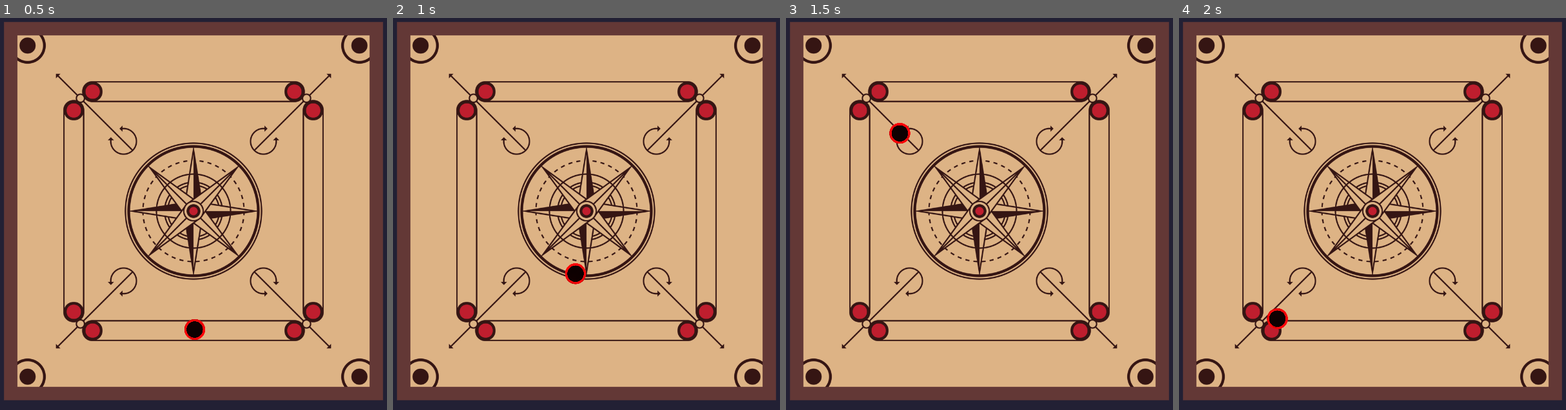
Above: before the commit, frames 1-4 (left to right).
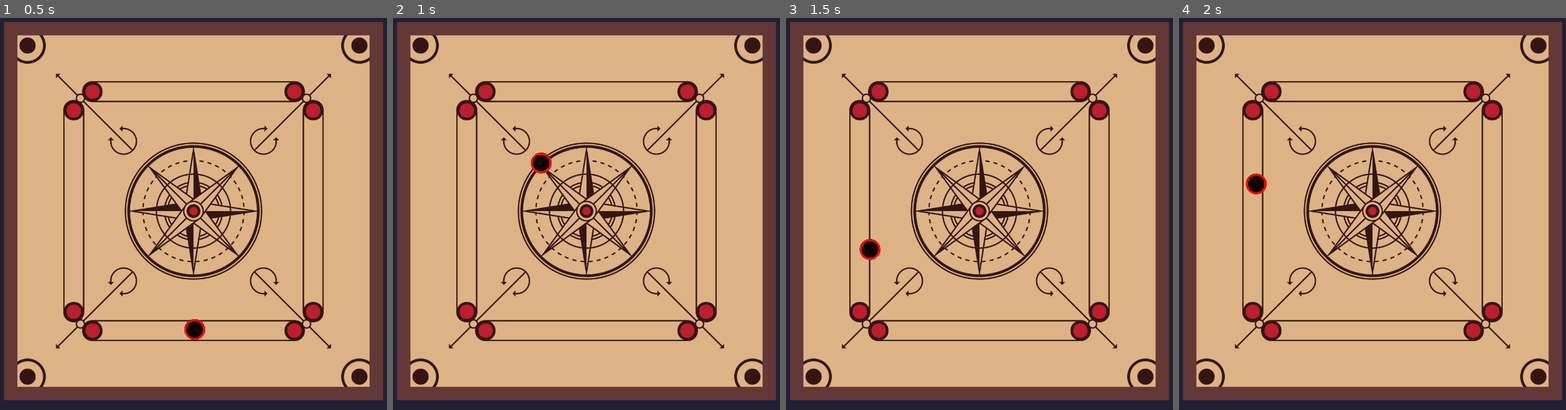
Above: after the commit, the same moments.

Repository: vignesh-seven/carroms
Game: Godot game, scene res://scenes/main.tscn
Same seed, same stepped clock (60 frames per second), same inputs: the game is played once before the commit and once after it.
Inputs (mouse positions are in pixels of both pictures, inside the frame that each line leads up to):
- Up to frame 1 (0.5 s): no input
- Up to frame 2 (1 s): tap Enter at 0.5 s; move the mouse to (679, 190) at 0.52 s; press the mouse at (679, 190) at 0.53 s; hold D (right) from 0.53 s (still down); tap Space (shoot) at 0.8 s
- Up to frame 3 (1.5 s): move the mouse to (894, 233) at 1.27 s; release D (right) at 1.28 s; release the mouse at (894, 233) at 1.28 s; hold A (left) from 1.28 s (still down); tap Space (shoot) at 1.35 s
- Up to frame 4 (2 s): keep holding A (left); click (1287, 233) at 1.55 s

Frame 1 is identical in both runs. In frame 2, 0.5% of the frame differs, in the area x 35-50%, y 34-68%; in frame 3, 0.5%, in the area x 19-33%, y 26-62%; in frame 4, 0.5%.

Commit message:
striker velocity is now based on aim & distance from the mouse

Diff:
--- a/scenes/goal_points.gd
+++ b/scenes/goal_points.gd
@@ -24,7 +24,7 @@
 
 func _on_body_shape_exited(_body_rid, body, _body_shape_index, _local_shape_index):
 	monitoring_bodies = monitoring_bodies.filter(func(m_body): return m_body[0].name != body.name)
-	print(monitoring_bodies)
+	#print(monitoring_bodies)
 
 
 func _process(_delta):
@@ -33,10 +33,10 @@
 	for m_body in monitoring_bodies:
 		var carrom = m_body[0]
 		var collider = m_body[1] # this is the "Collider2D" of the corresponding hole
-		print("carrom radius: %d" % carrom.get_child(1).shape.radius) # get_child() is here to get the "Collider2D" of the Carrom
-		print("collider radius: %d" % collider.shape.radius)
+		#print("carrom radius: %d" % carrom.get_child(1).shape.radius) # get_child() is here to get the "Collider2D" of the Carrom
+		#print("collider radius: %d" % collider.shape.radius)
 		var dist = carrom.global_position.distance_to(collider.global_position)
-		print("dist: %d" % dist)
+		#print("dist: %d" % dist)
 
 		if dist + carrom.get_child(1).shape.radius <= collider.shape.radius:
 			print("INSIDE")
--- a/scenes/main.tscn
+++ b/scenes/main.tscn
@@ -140,3 +140,5 @@
 [connection signal="body_shape_exited" from="CarromBoard/GoalPoints" to="CarromBoard/GoalPoints" method="_on_body_shape_exited"]
 [connection signal="delete_carrom" from="CarromBoard/GoalPoints" to="." method="_on_goal_points_delete_carrom"]
 [connection signal="reset_striker" from="Strikers" to="Strikers/StrikerDummy" method="_on_strikers_reset_striker"]
+
+[editable path="Strikers/StrikerDummy"]
--- a/scenes/striker_dummy.gd
+++ b/scenes/striker_dummy.gd
@@ -1,5 +1,6 @@
 extends Node2D
 
+signal shoot
 
 # Called when the node enters the scene tree for the first time.
 func _ready():
@@ -27,8 +28,8 @@
 
 		# change aim slider value based on mouse position
 		var distance = global_position.distance_to(get_global_mouse_position())
-		distance *= 2  # the measurements don't match for "distance" and "aimcircle width" for some reason, this is a temporary fix
-		var aim_circle_radius = $AimCircleSprite.texture.get_width() * $AimCircleSprite.scale.x
+		#distance *= 2  # the measurements don't match for "distance" and "aimcircle width" for some reason, this is a temporary fix
+		var aim_circle_radius = $AimCircleSprite.texture.get_width() * $AimCircleSprite.scale.x * 0.5
 		var value = (distance / aim_circle_radius) * 100
 		if value > 100: value = 100 # make sure the slider value isnt over 100%
 		$Control/HSlider.value = value
--- a/scenes/striker_dummy.tscn
+++ b/scenes/striker_dummy.tscn
@@ -43,7 +43,7 @@
 [node name="HSlider" type="HSlider" parent="Control"]
 layout_mode = 1
 offset_top = -10.0
-offset_right = 125.0
+offset_right = 120.0
 offset_bottom = 10.0
 pivot_offset = Vector2(0, 10)
 theme_override_icons/grabber = SubResource("PlaceholderTexture2D_cul22")
--- a/scenes/strikers.gd
+++ b/scenes/strikers.gd
@@ -5,6 +5,8 @@
 var positions = false
 
 var all_objects_stopped_moving = true
+
+const STRIKER_STRENGH = 1000
 
 var striker_scene = preload("res://scenes/striker.tscn")
 # Called when the node enters the scene tree for the first time.
@@ -20,7 +22,7 @@
 		print("Released")
 
 func _physics_process(delta):
-	if Input.is_action_just_pressed("shoot"):
+	if Input.is_action_just_pressed("shoot") or Input.is_action_just_released("aim"):
 		if $StrikerPhysics.get_child_count() == 0: # only spawn striker if there are no strikers already
 			$StrikerDummy.visible = false
 			var striker = striker_scene.instantiate()
@@ -29,7 +31,12 @@
 			var mouse_position = get_viewport().get_mouse_position()
 			var direction = (mouse_position - $"../StrikerPositionMarker".position).normalized()
 			# strength of the force is calculated like this for now
-			var strength = mouse_position.distance_to(position)
+			#var strength = mouse_position.distance_to(position)
+
+			#print($StrikerDummy.get_child(2).get_child(0).value)
+			#var strength = STRIKER_STRENGH * $StrikerDummy.get_child(2).get_child(0).value / 100
+			var strength = STRIKER_STRENGH * $StrikerDummy/Control/HSlider.value / 100
+			#print($StrikerDummy/Control/HSlider.value)
 
 			# reset the striker velocities before applying the force on it
 			#striker.linear_velocity = Vector2.ZERO
